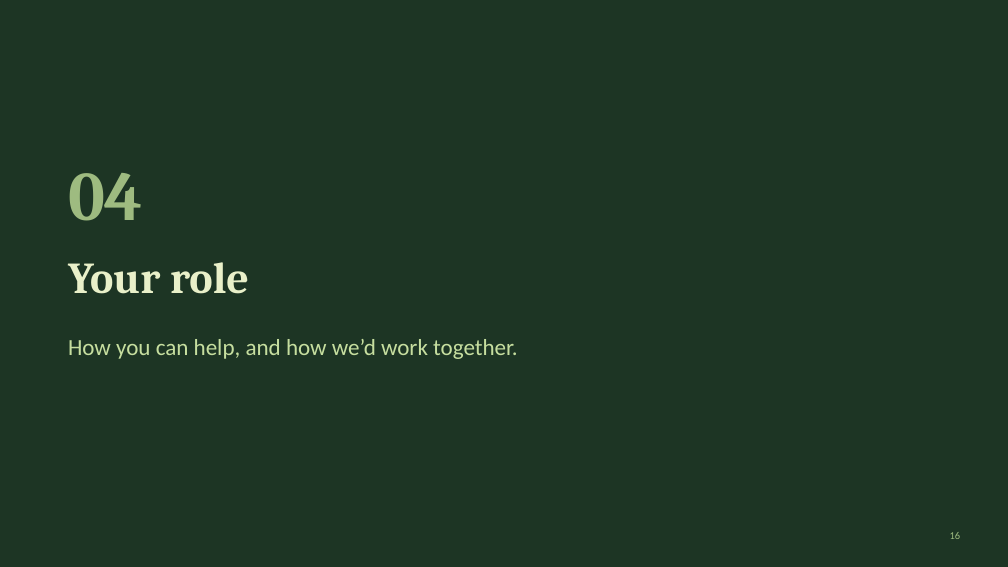
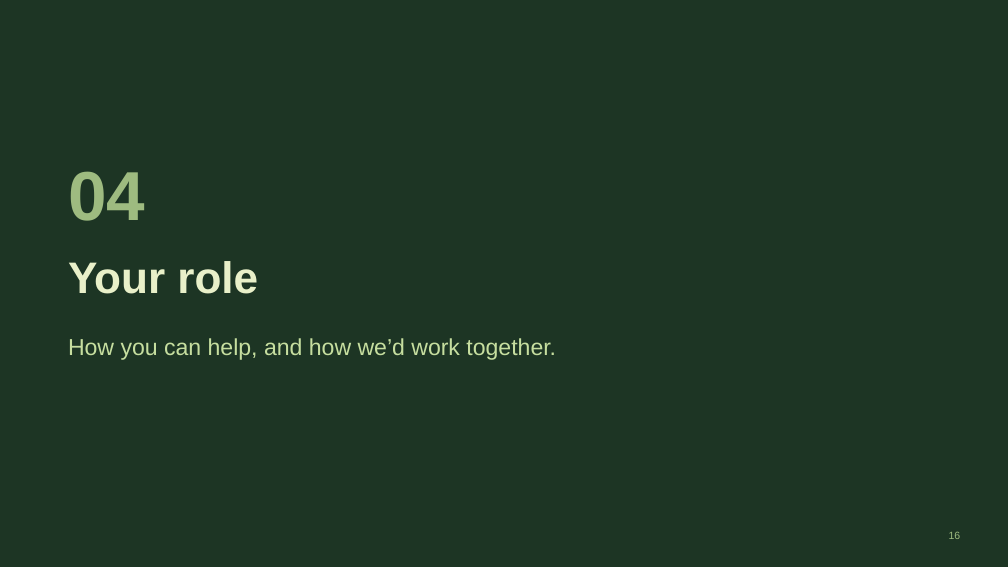
Before and after one commit to extolaffiliates/sales, a slide deck: slide 16 of decks/david-samuel/Extol-x-David-Samuel-Advisory-Briefing.pptx. Drawn at 1008x567 pixels with LibreOffice and Linux fonts; fonts in the diff are those of the drawing. Boxes give left, top, right and bottom in pixels: in the first picture for what was removed or moved away, otherwise in the second. Text is boxed around its words. In the diff, an @@ line names an element or a change of style, - is before the commit and + after.

```diff
--- a/decks/david-samuel/Extol-x-David-Samuel-Advisory-Briefing.pptx
+++ b/decks/david-samuel/Extol-x-David-Samuel-Advisory-Briefing.pptx
@@ text "04" at [68,171,145,221]: font Cambria to Arial @@
@@ title "Your role" at [68,261,258,294]: font Cambria to Arial @@
@@ text "How you can help, and ..." at [68,338,556,360]: font Calibri to Arial @@
@@ page number at [949,531,961,539]: font Calibri to Arial @@
```
Also in this commit, not shown: 20 other slides changed, 1 other file.
